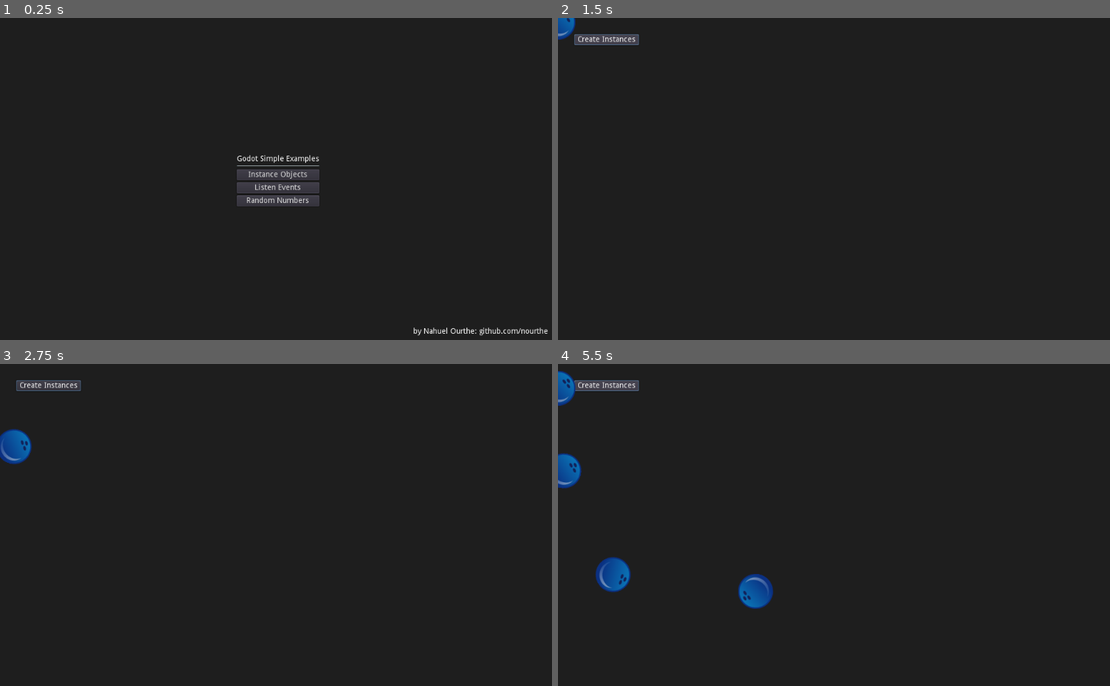
Above: before the commit, frames 1-4 (two rows, left to right).
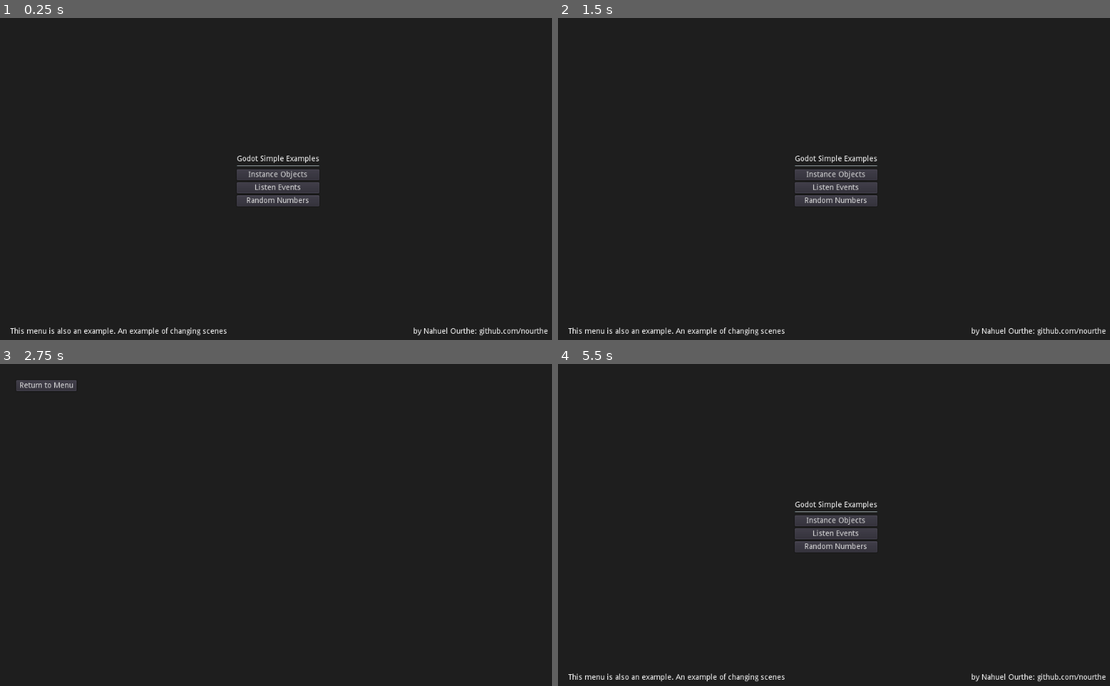
Above: after the commit, the same moments.

Repository: nourthe/godot-simple-examples
Game: Godot game, scene res://menu.tscn
Same seed, same stepped clock (60 frames per second), same inputs: the game is played once before the commit and once after it.
Inputs (mouse positions are in pixels of both pictures, inside the frame that each line leads up to):
- Up to frame 1 (0.25 s): no input
- Up to frame 2 (1.5 s): click "Instance Objects" at 0.5 s; click (602, 40) at 1.25 s, where only the run after the commit has a clickable "Return to Menu"
- Up to frame 3 (2.75 s): click (276, 534) at 2 s, where only the run after the commit has a clickable "Listen Events"
- Up to frame 4 (5.5 s): click (602, 386) at 2.75 s, where only the run after the commit has a clickable "Return to Menu"; click (834, 547) at 3.5 s, where only the run after the commit has a clickable "Random Numbers"; click (602, 386) at 4.25 s, where only the run after the commit has a clickable "Return to Menu"; click (607, 386) at 5 s, where only the run before the commit has a clickable "Create Instances"

The runs differ from the first frame. In frame 1, 0.4% of the frame differs, in the area x 1-42%, y 96-99%; in frame 2, 2.9%; in frame 3, 0.7%; in frame 4, 4.4%, in the area x 0-100%, y 2-99%.
Error after the commit: Parse Error: Mixed tabs and spaces in indentation. (res://examples/events/events.gd:22)

Commit message:
Added "framework" to the scenes with a 'return menu' button

Diff:
--- a/examples/events/events.tscn
+++ b/examples/events/events.tscn
@@ -1,6 +1,7 @@
-[gd_scene load_steps=2 format=2]
+[gd_scene load_steps=3 format=2]
 
 [ext_resource path="res://examples/events/events.gd" type="Script" id=1]
+[ext_resource path="res://examples/framework.tscn" type="PackedScene" id=2]
 
 [node name="events" type="Control"]
 anchor_right = 1.0
@@ -16,3 +17,5 @@
 margin_top = 293.0
 margin_right = 512.0
 margin_bottom = 307.0
+
+[node name="framework" parent="." instance=ExtResource( 2 )]
--- /dev/null
+++ b/examples/framework.gd
@@ -0,0 +1,5 @@
+extends Control
+
+# This is called by the "pressed" signal of the button.
+func _on_return_menu_pressed():
+	get_tree().change_scene("res://menu.tscn")
--- /dev/null
+++ b/examples/framework.tscn
@@ -0,0 +1,15 @@
+[gd_scene load_steps=2 format=2]
+
+[ext_resource path="res://examples/framework.gd" type="Script" id=1]
+
+[node name="framework" type="Control"]
+anchor_right = 1.0
+anchor_bottom = 1.0
+script = ExtResource( 1 )
+
+[node name="return_menu" type="Button" parent="."]
+margin_left = 30.0
+margin_top = 30.0
+text = "Return to Menu"
+
+[connection signal="pressed" from="return_menu" to="." method="_on_return_menu_pressed"]
--- a/examples/instances/instances.tscn
+++ b/examples/instances/instances.tscn
@@ -1,18 +1,23 @@
-[gd_scene load_steps=3 format=2]
+[gd_scene load_steps=4 format=2]
 
 [ext_resource path="res://examples/instances/instances.gd" type="Script" id=1]
 [ext_resource path="res://examples/ground.tscn" type="PackedScene" id=2]
+[ext_resource path="res://examples/framework.tscn" type="PackedScene" id=3]
 
 [node name="instances" type="Node2D"]
 script = ExtResource( 1 )
 
 [node name="create" type="Button" parent="."]
-margin_left = 30.0
+margin_left = 860.0
 margin_top = 30.0
-margin_right = 149.0
-margin_bottom = 50.0
+margin_right = 30.0
+margin_bottom = 30.0
 text = "Create Instances"
 
 [node name="ground" parent="." instance=ExtResource( 2 )]
 
+[node name="return_menu" parent="." instance=ExtResource( 3 )]
+margin_right = 111.0
+margin_bottom = 20.0
+
 [connection signal="pressed" from="create" to="." method="_on_create_pressed"]
--- a/examples/random/random.tscn
+++ b/examples/random/random.tscn
@@ -1,52 +1,12 @@
-[gd_scene load_steps=2 format=2]
+[gd_scene load_steps=3 format=2]
 
-[sub_resource type="GDScript" id=1]
-
-script/source = "extends Control
-
-# Declare member variables here. Examples:
-# var a = 2
-# var b = \"text\"
-
-# Called when the node enters the scene tree for the first time.
-func _ready():
-	$center/v/option.add_item(\"Select and option.\")
-	$center/v/option.add_item(\"Random int\")
-	$center/v/option.add_item(\"Random float\")
-	$center/v/option.add_item(\"Random Vector2\")
-
-	randomize()
-
-# Called every frame. 'delta' is the elapsed time since the previous frame.
-#func _process(delta):
-#	pass
-
-func _on_option_item_selected(ID):
-	match ID:
-		1:
-			generateIntRandom()
-		2:
-			generateFloatRandom()
-		3:
-			generateVector2Random()
-
-func generateIntRandom():
-	var random = floor(rand_range(1,11))
-	$center/v/text.set_text(\"The number generated is: \" + String(random))
-
-func generateFloatRandom():
-	var random = rand_range(1,11)
-	$center/v/text.set_text(\"The number generated is: \" + String(random))
-
-func generateVector2Random():
-	var randomX = rand_range(1,11)
-	var randomY = rand_range(1,11)
-	$center/v/text.set_text(\"The vector2 generated is: \" + String(Vector2(randomX, randomY)))"
+[ext_resource path="res://examples/random/random.gd" type="Script" id=1]
+[ext_resource path="res://examples/framework.tscn" type="PackedScene" id=2]
 
 [node name="random" type="Control"]
 anchor_right = 1.0
 anchor_bottom = 1.0
-script = SubResource( 1 )
+script = ExtResource( 1 )
 
 [node name="center" type="CenterContainer" parent="."]
 anchor_right = 1.0
@@ -72,4 +32,9 @@
 margin_right = 41.0
 margin_bottom = 46.0
 
+[node name="framework" parent="." instance=ExtResource( 2 )]
+anchor_right = 0.0
+anchor_bottom = 0.0
+margin_right = 41.0
+
 [connection signal="item_selected" from="center/v/option" to="." method="_on_option_item_selected"]
--- a/menu.tscn
+++ b/menu.tscn
@@ -54,6 +54,14 @@
 margin_top = -29.0
 text = "by Nahuel Ourthe: github.com/nourthe"
 
+[node name="example" type="Label" parent="."]
+anchor_top = 1.0
+anchor_bottom = 1.0
+margin_top = -29.0
+margin_right = 418.0
+text = "This menu is also an example. An example of changing scenes"
+align = 2
+
 [connection signal="pressed" from="center/vbox/instances" to="." method="_on_instances_pressed"]
 [connection signal="pressed" from="center/vbox/events" to="." method="_on_events_pressed"]
 [connection signal="pressed" from="center/vbox/random" to="." method="_on_random_pressed"]
